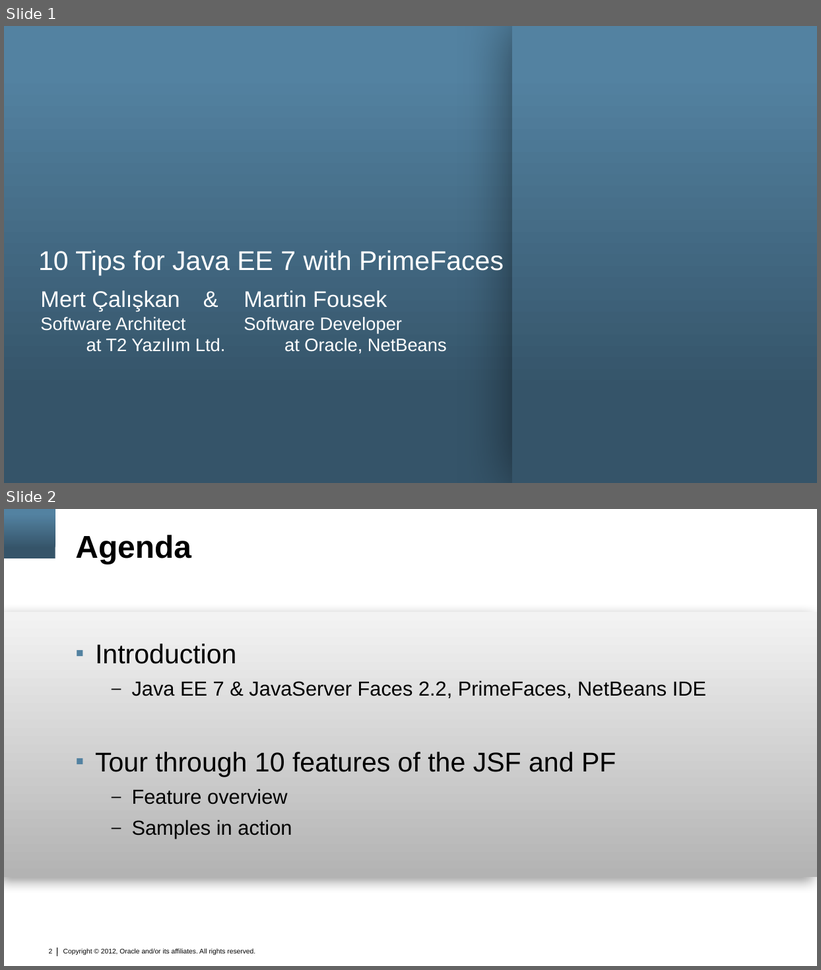
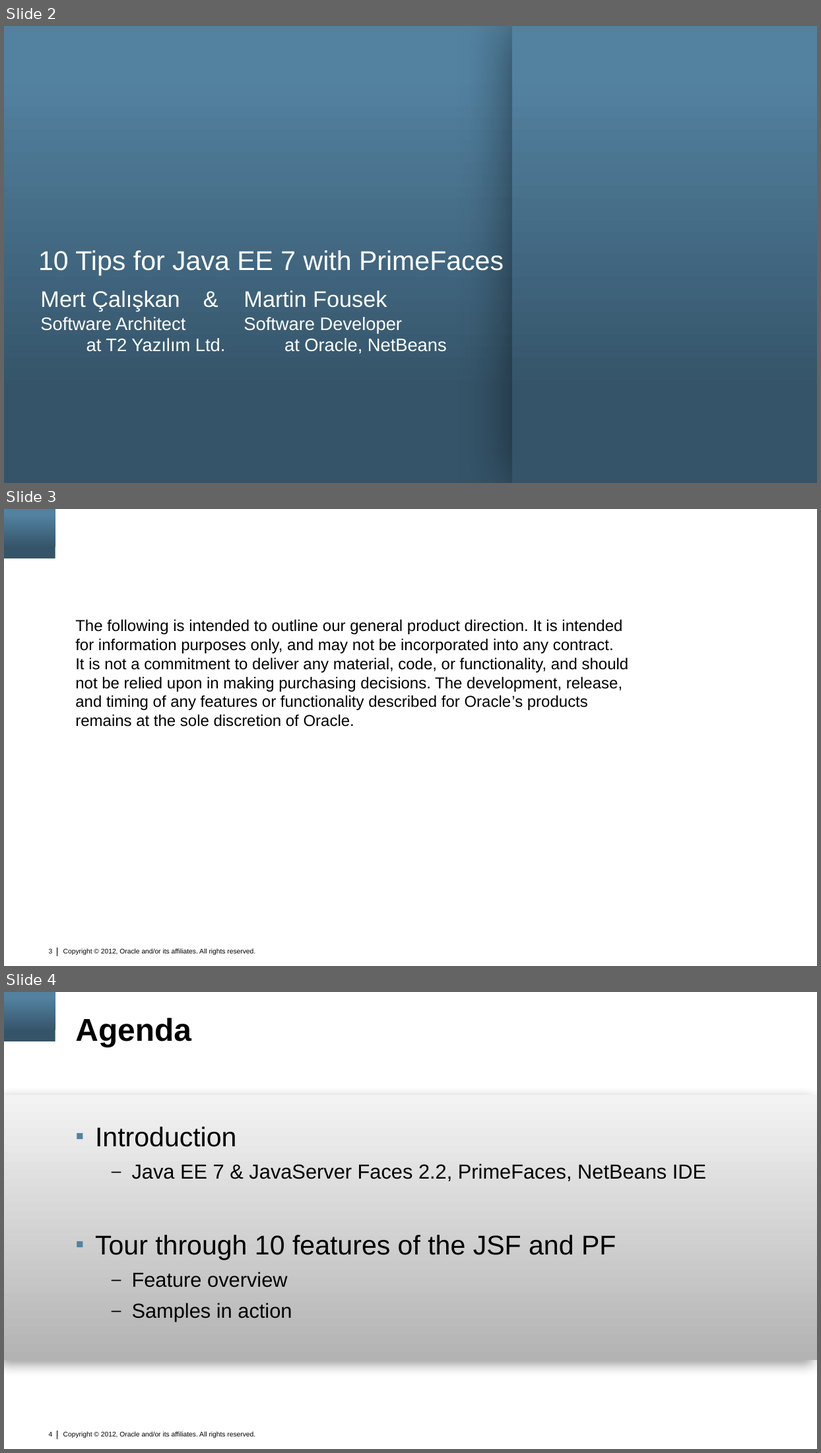
Before and after one commit to marfous/j1demo-pf, a slide deck: con3638.pptx. Shown one above the other, each under a label of ours: slides 1 and 2 before the commit, slides 2, 3 and 4 after it. The pictures are 821x970 and 821x1453 pixels, drawn with LibreOffice and Linux fonts; fonts in the diff are those of the drawing; background and template pictures are left out; a plain dark background stands for a picture behind light text. Boxes give left, top, right and bottom in pixels: in the first picture for what was removed or moved away, otherwise in the second. Text is boxed around its words. In the diff, an @@ line names an element or a change of style, - is before the commit and + after.

```diff
--- a/con3638.pptx
+++ b/con3638.pptx
@@ slide 3 added at (4, 509, 817, 966), background #FFFFFF; not listed: 4 template elements that a slide beside it also shows @@
@@ text added at (75, 619, 629, 727), 14 pt, text #000000 @@
+The following is intended to outline our general product direction. It is intended
+for information purposes only, and may not be incorporated into any contract.
+It is not a commitment to deliver any material, code, or functionality, and should not be relied upon in making purchasing decisions. The development, release, and timing of any features or functionality described for Oracle’s products remains at the sole discretion of Oracle.
@@ what was slide 1 is now slide 2 @@
@@ what was slide 2 is now slide 4 @@
@@ page number at (49, 1432, 53, 1437): text changed @@
-2
+4
```
Also in this commit, not shown: 5 slides changed, 1 other slide added.
